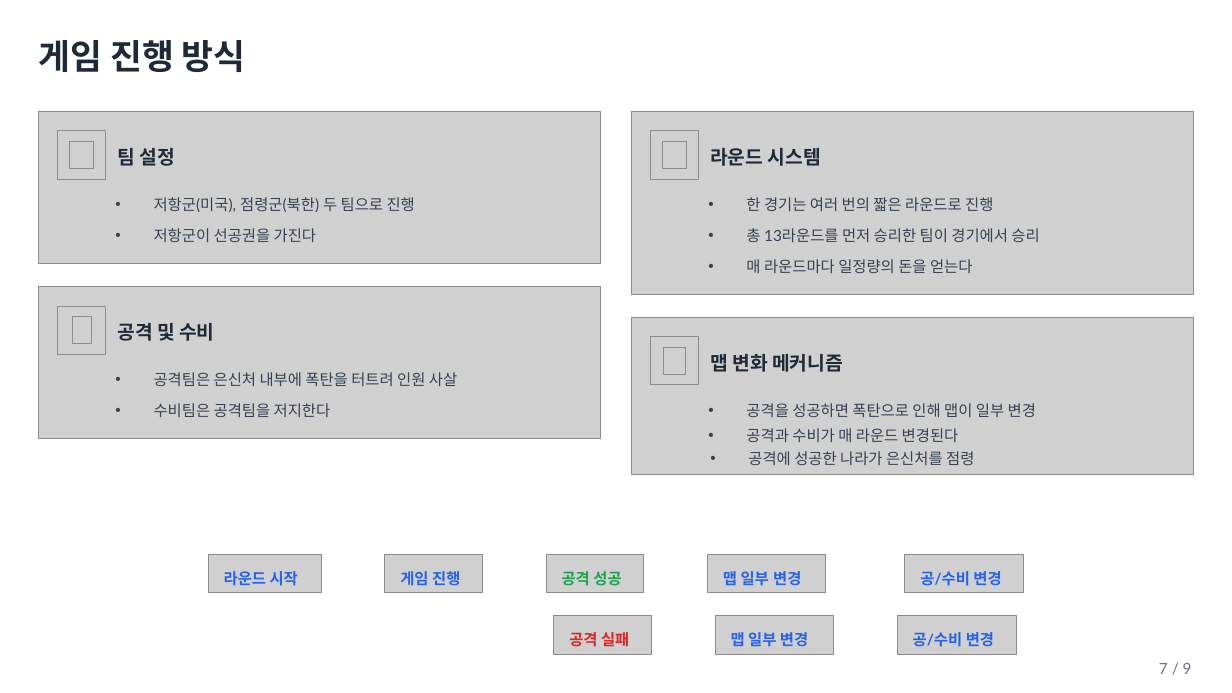
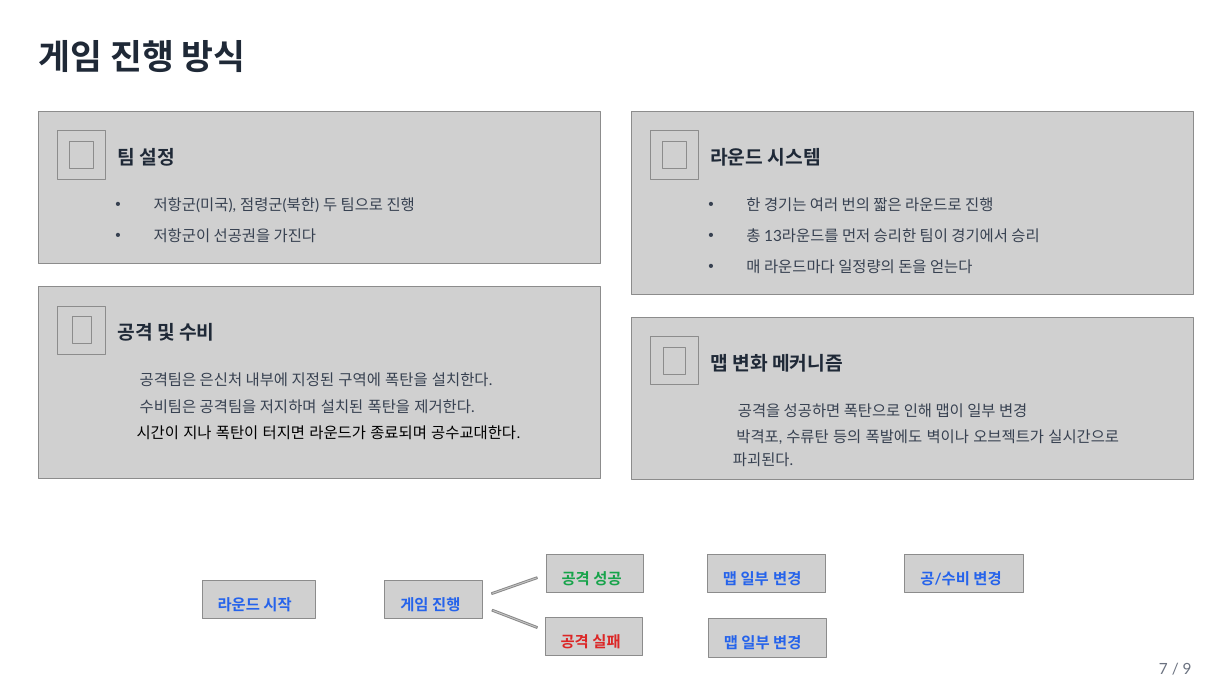
Before and after one commit to yunseo0129/2025_CapstoneGame, a slide deck: slide 6 of Design/종합설계기획.pptx. Drawn at 1232x693 pixels with LibreOffice and Linux fonts; fonts in the diff are those of the drawing; grey boxes stand for pictures; background and template pictures are left out. Boxes give left, top, right and bottom in pixels: in the first picture for what was removed or moved away, otherwise in the second. Text is boxed around its words. In the diff, an @@ line names an element or a change of style, - is before the commit and + after.

```diff
--- a/Design/종합설계기획.pptx
+++ b/Design/종합설계기획.pptx
@@ picture: place and size @@
-picture at <box>39,287,601,439</box>
+picture at <box>39,287,601,478</box>
@@ picture: place and size @@
-picture at <box>631,318,1193,475</box>
+picture at <box>631,318,1193,480</box>
@@ text at <box>140,372,493,386</box>: text changed @@
-• 공격팀은 은신처 내부에 폭탄을 터트려 인원 사살
+공격팀은 은신처 내부에 지정된 구역에 폭탄을 설치한다.
@@ text at <box>140,399,474,413</box>: text changed @@
-• 수비팀은 공격팀을 저지한다
+수비팀은 공격팀을 저지하며 설치된 폭탄을 제거한다.
@@ text "공격을 성공하면 폭탄으로 인해 맵이 ...": place and size @@
-text "공격을 성공하면 폭탄으로 인해 맵이 ..." at <box>746,403,1036,417</box>
+text "공격을 성공하면 폭탄으로 인해 맵이 ..." at <box>738,403,1027,417</box>
@@ text "공격을 성공하면 폭탄으로 인해 맵이 ..." at <box>738,403,1027,417</box>: bullet • to none @@
@@ text added at <box>137,425,520,440</box>, 12 pt, text #000000 @@
+시간이 지나 폭탄이 터지면 라운드가 종료되며 공수교대한다.
@@ text at <box>733,429,1119,466</box>: text changed @@
-• 공격과 수비가 매 라운드 변경된다
+박격포, 수류탄 등의 폭발에도 벽이나 오브젝트가 실시간으로 파괴된다.
@@ text removed at <box>748,451,974,465</box> @@
-• 공격에 성공한 나라가 은신처를 점령
@@ picture: place and size @@
-picture at <box>208,555,321,593</box>
+picture at <box>202,580,315,619</box>
@@ text "라운드 시작": place and size @@
-text "라운드 시작" at <box>224,571,298,586</box>
+text "라운드 시작" at <box>218,597,291,612</box>
@@ picture: place and size @@
-picture at <box>385,555,483,593</box>
+picture at <box>385,580,483,619</box>
@@ text "게임 진행": place and size @@
-text "게임 진행" at <box>400,571,460,586</box>
+text "게임 진행" at <box>400,597,460,612</box>
@@ picture added at <box>492,577,538,595</box> @@
@@ picture added at <box>492,610,538,629</box> @@
@@ picture: place and size @@
-picture at <box>554,616,652,655</box>
+picture at <box>545,617,643,656</box>
@@ text "공격 실패": place and size @@
-text "공격 실패" at <box>569,632,629,647</box>
+text "공격 실패" at <box>561,634,620,649</box>
@@ picture: place and size @@
-picture at <box>715,616,834,655</box>
+picture at <box>709,619,827,658</box>
@@ text "맵 일부 변경": place and size @@
-text "맵 일부 변경" at <box>731,630,808,650</box>
+text "맵 일부 변경" at <box>724,633,801,653</box>
@@ picture removed at <box>897,616,1017,655</box> @@
@@ text removed at <box>913,632,994,647</box> @@
-공/수비 변경
```
Also in this commit, not shown: 8 other slides changed, 2 slides added, 2 slides removed.
